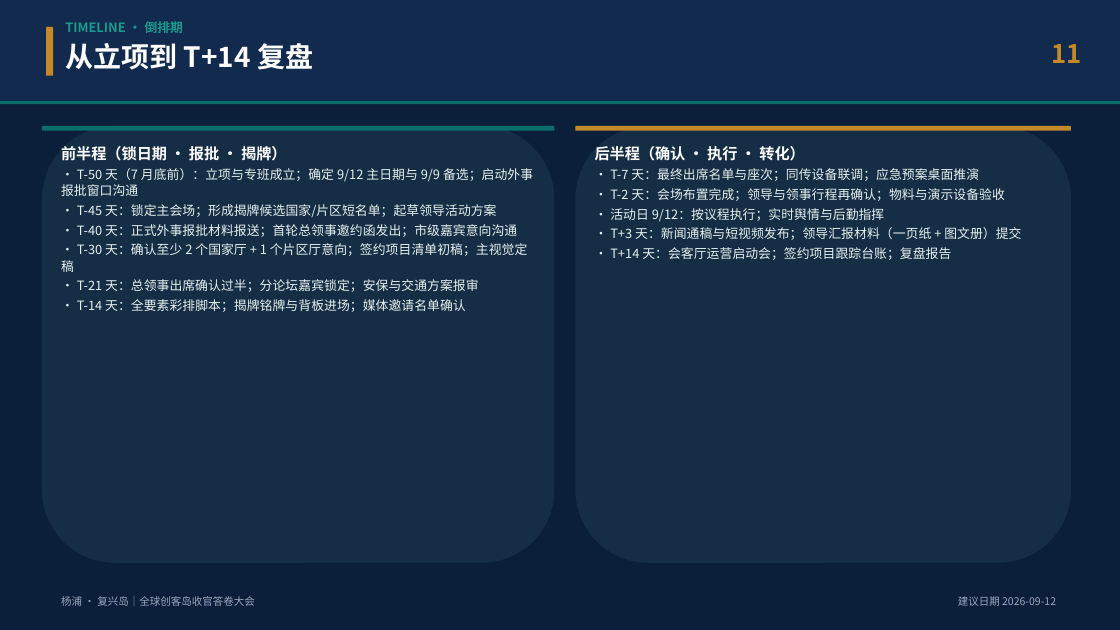
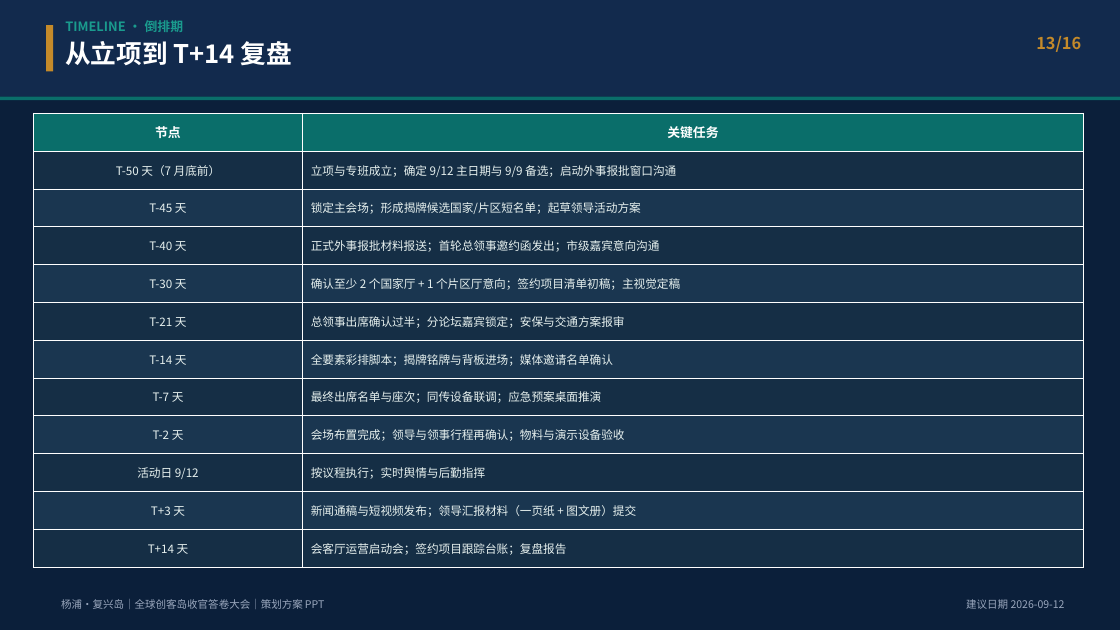
Before and after one commit to hujigang2010-maker/AIDEN, a slide deck: slide 13 of deliverables/复兴岛_全球创客岛_科创出海与具身智能国际大会_策划方案.pptx (slide 11 before the commit). Drawn at 1120x630 pixels with LibreOffice and Linux fonts; fonts in the diff are those of the drawing. Boxes give left, top, right and bottom in pixels: in the first picture for what was removed or moved away, otherwise in the second. Text is boxed around its words. In the diff, an @@ line names an element or a change of style, - is before the commit and + after.

```diff
--- a/deliverables/复兴岛_全球创客岛_科创出海与具身智能国际大会_策划方案.pptx
+++ b/deliverables/复兴岛_全球创客岛_科创出海与具身智能国际大会_策划方案.pptx
@@ rectangle resized from (x1=0, y1=0, x2=1120, y2=101) to (x1=0, y1=0, x2=1120, y2=97) @@
@@ rectangle moved from (x1=46, y1=27, x2=53, y2=76) to (x1=46, y1=25, x2=53, y2=71) @@
@@ text at (x1=65, y1=41, x2=292, y2=66): size 24 to 22 pt in "从立项到 T+14 复盘" @@
@@ text at (x1=1036, y1=36, x2=1081, y2=52): text changed; size 22 to 14 pt @@
-11
+13/16
@@ rectangle moved from (x1=0, y1=101, x2=1120, y2=104) to (x1=0, y1=97, x2=1120, y2=100) @@
@@ table added at (x1=34, y1=113, x2=1084, y2=567), 12 rows, 2 columns @@
+节点 | 关键任务
+T-50 天（7 月底前） | 立项与专班成立；确定 9/12 主日期与 9/9 备选；启动外事报批窗口沟通
+T-45 天 | 锁定主会场；形成揭牌候选国家/片区短名单；起草领导活动方案
+T-40 天 | 正式外事报批材料报送；首轮总领事邀约函发出；市级嘉宾意向沟通
+T-30 天 | 确认至少 2 个国家厅 + 1 个片区厅意向；签约项目清单初稿；主视觉定稿
+T-21 天 | 总领事出席确认过半；分论坛嘉宾锁定；安保与交通方案报审
+T-14 天 | 全要素彩排脚本；揭牌铭牌与背板进场；媒体邀请名单确认
+T-7 天 | 最终出席名单与座次；同传设备联调；应急预案桌面推演
+T-2 天 | 会场布置完成；领导与领事行程再确认；物料与演示设备验收
+活动日 9/12 | 按议程执行；实时舆情与后勤指挥
+T+3 天 | 新闻通稿与短视频发布；领导汇报材料（一页纸 + 图文册）提交
+T+14 天 | 会客厅运营启动会；签约项目跟踪台账；复盘报告
@@ rounded rectangle removed at (x1=42, y1=126, x2=555, y2=563) @@
@@ rounded rectangle removed at (x1=42, y1=126, x2=555, y2=131) @@
@@ text removed at (x1=61, y1=146, x2=533, y2=312) @@
-前半程（锁日期 · 报批 · 揭牌）
-· T-50 天（7 月底前）：立项与专班成立；确定 9/12 主日期与 9/9 备选；启动外事报批窗口沟通
-· T-45 天：锁定主会场；形成揭牌候选国家/片区短名单；起草领导活动方案
-· T-40 天：正式外事报批材料报送；首轮总领事邀约函发出；市级嘉宾意向沟通
-· T-30 天：确认至少 2 个国家厅 + 1 个片区厅意向；签约项目清单初稿；主视觉定稿
-· T-21 天：总领事出席确认过半；分论坛嘉宾锁定；安保与交通方案报审
-· T-14 天：全要素彩排脚本；揭牌铭牌与背板进场；媒体邀请名单确认
@@ rounded rectangle removed at (x1=576, y1=126, x2=1071, y2=563) @@
@@ rounded rectangle removed at (x1=576, y1=126, x2=1071, y2=131) @@
@@ text removed at (x1=595, y1=146, x2=1021, y2=260) @@
-后半程（确认 · 执行 · 转化）
-· T-7 天：最终出席名单与座次；同传设备联调；应急预案桌面推演
-· T-2 天：会场布置完成；领导与领事行程再确认；物料与演示设备验收
-· 活动日 9/12：按议程执行；实时舆情与后勤指挥
-· T+3 天：新闻通稿与短视频发布；领导汇报材料（一页纸 + 图文册）提交
-· T+14 天：会客厅运营启动会；签约项目跟踪台账；复盘报告
@@ text at (x1=61, y1=599, x2=324, y2=609): text changed @@
-杨浦 · 复兴岛｜全球创客岛收官答卷大会
+杨浦·复兴岛｜全球创客岛收官答卷大会｜策划方案 PPT
@@ text "建议日期 2026-09-12" moved from (x1=958, y1=596, x2=1056, y2=606) to (x1=966, y1=599, x2=1065, y2=609) @@
```
Also in this commit, not shown: 13 other slides changed, 2 slides added, 4 other files.
